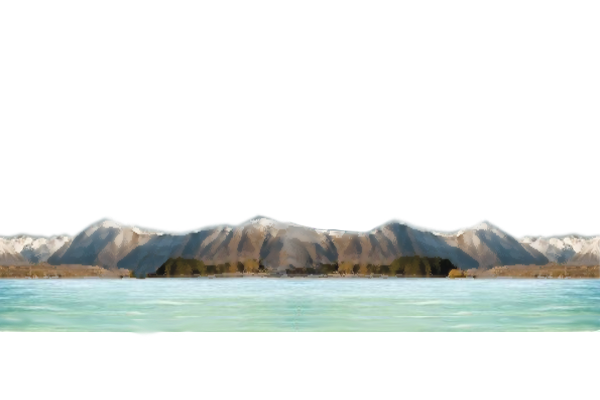
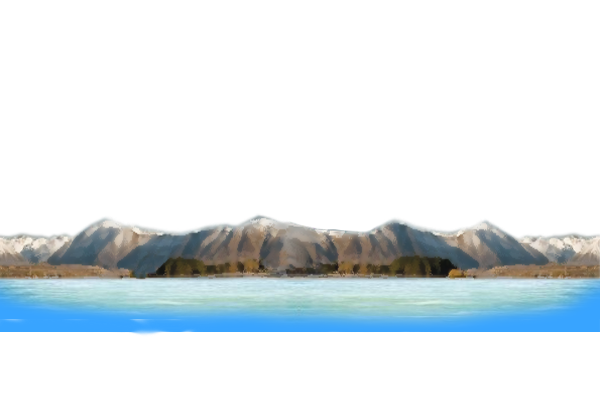
Comparing the layer stacks of the two 600 x 400 images. Changes:
added layer "Layer 12" above "Group 2 copy" over box(0, 266, 600, 336)
